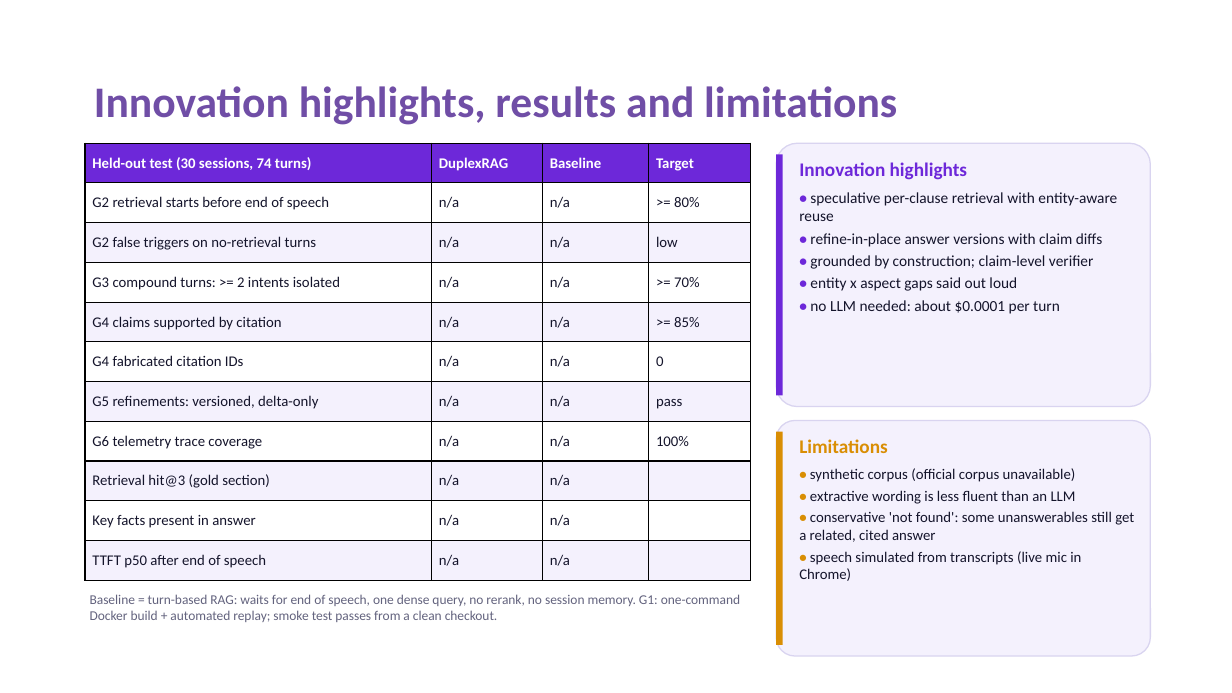
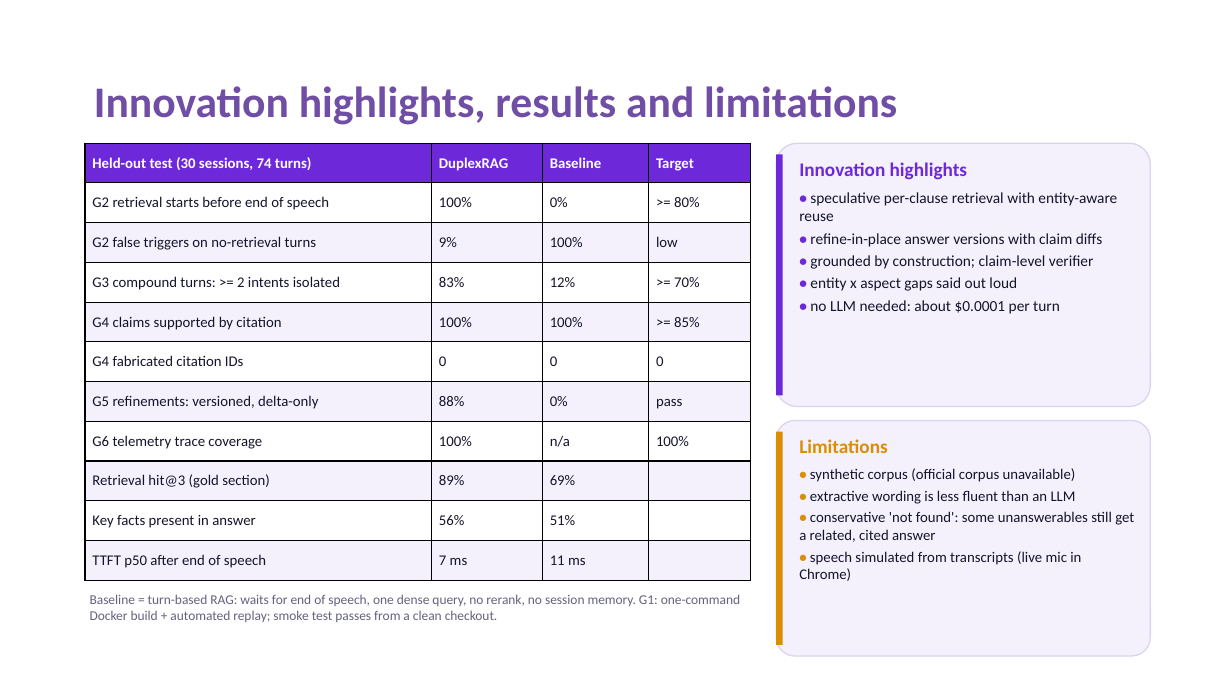
Before and after one commit to abhyuday404/DuplexRAG, a slide deck: slide 8 of submission/VITV_Pokermons_Submission.pptx. Drawn at 1232x693 pixels with LibreOffice and Linux fonts; fonts in the diff are those of the drawing. Boxes give left, top, right and bottom in pixels: in the first picture for what was removed or moved away, otherwise in the second. Text is boxed around its words. In the diff, an @@ line names an element or a change of style, - is before the commit and + after.

```diff
--- a/submission/VITV_Pokermons_Submission.pptx
+++ b/submission/VITV_Pokermons_Submission.pptx
@@ table at (x1=85, y1=143, x2=750, y2=580) @@
-row 2, column 2: n/a
+row 2, column 2: 100%
-row 2, column 3: n/a
+row 2, column 3: 0%
-row 3, column 2: n/a
+row 3, column 2: 9%
-row 3, column 3: n/a
+row 3, column 3: 100%
-row 4, column 2: n/a
+row 4, column 2: 83%
-row 4, column 3: n/a
+row 4, column 3: 12%
-row 5, column 2: n/a
+row 5, column 2: 100%
-row 5, column 3: n/a
+row 5, column 3: 100%
-row 6, column 2: n/a
+row 6, column 2: 0
-row 6, column 3: n/a
+row 6, column 3: 0
-row 7, column 2: n/a
+row 7, column 2: 88%
-row 7, column 3: n/a
+row 7, column 3: 0%
-row 8, column 2: n/a
+row 8, column 2: 100%
-row 9, column 2: n/a
+row 9, column 2: 89%
-row 9, column 3: n/a
+row 9, column 3: 69%
-row 10, column 2: n/a
+row 10, column 2: 56%
-row 10, column 3: n/a
+row 10, column 3: 51%
-row 11, column 2: n/a
+row 11, column 2: 7 ms
-row 11, column 3: n/a
+row 11, column 3: 11 ms
```
Also in this commit, not shown: 6 other slides changed, 34 other files.
